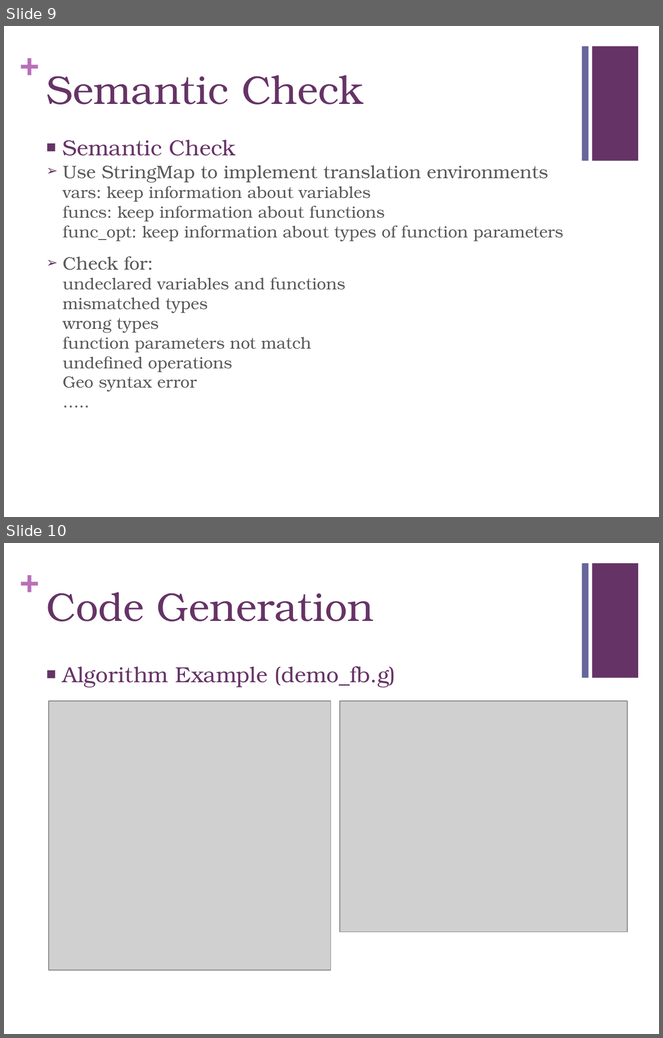
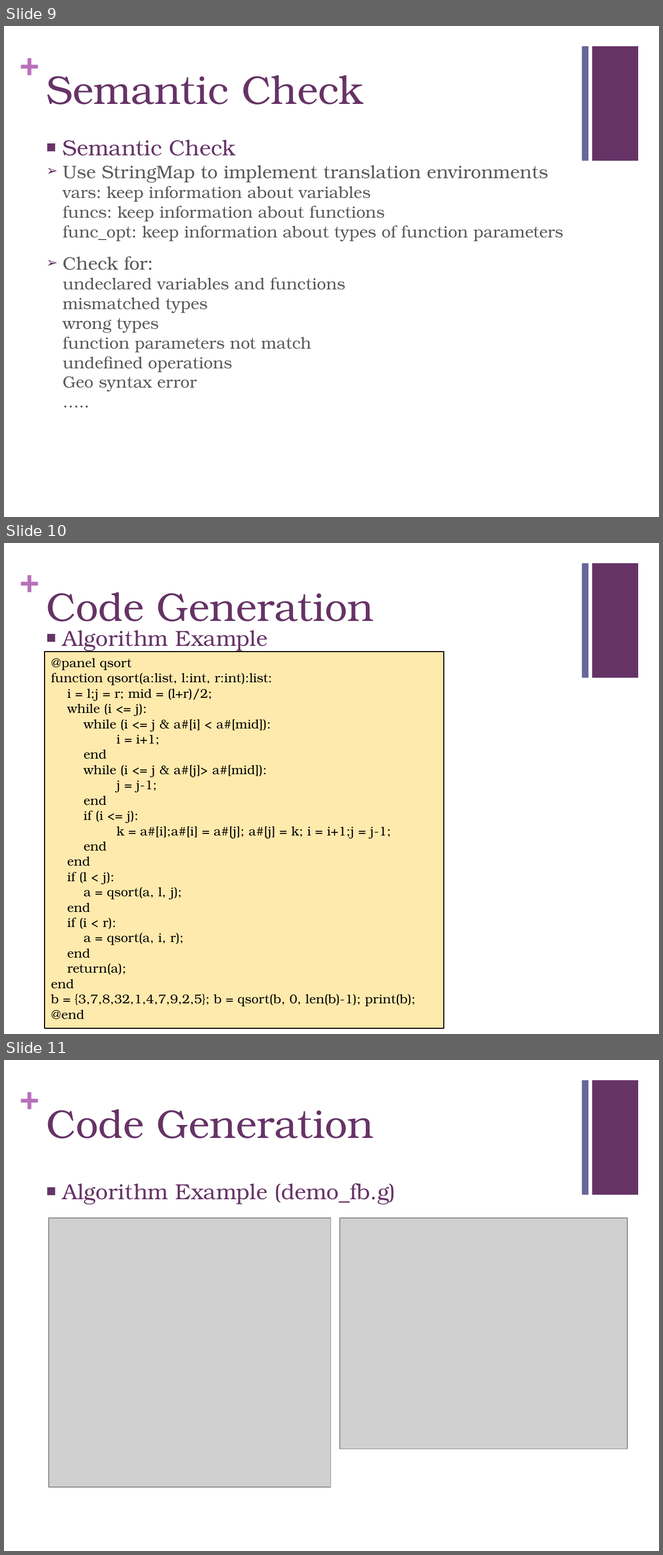
Before and after one commit to chaozc/Geo, a slide deck: Geo presentation.pptx. Shown one above the other, each under a label of ours: slides 9 and 10 before the commit, slides 9, 10 and 11 after it. The pictures are 663x1038 and 663x1555 pixels, drawn with LibreOffice and Linux fonts; fonts in the diff are those of the drawing; grey boxes stand for pictures. Boxes give left, top, right and bottom in pixels: in the first picture for what was removed or moved away, otherwise in the second. Text is boxed around its words. In the diff, an @@ line names an element or a change of style, - is before the commit and + after.

```diff
--- a/Geo presentation.pptx
+++ b/Geo presentation.pptx
@@ slide 10 added at [4, 543, 659, 1034], background #FFFFFF; not listed: 3 template elements that a slide beside it also shows @@
@@ title added at [46, 592, 374, 622], 44 pt, text #663366 @@
+Code Generation
@@ text added at [63, 630, 268, 651], 24 pt, text #663366 @@
+■ Algorithm Example
@@ rectangle added at [45, 652, 444, 1029], fill #FFC000 at 32% opacity, outline #000000 1 pt, 14 pt, text #000000 @@
+@panel qsort
+function qsort(a:list, l:int, r:int):list:
+i = l;j = r; mid = (l+r)/2;
+while (i <= j):
+while (i <= j & a#[i] < a#[mid]):
+i = i+1;
+end
+while (i <= j & a#[j]> a#[mid]):
+j = j-1;
+end
+if (i <= j):
+k = a#[i];a#[i] = a#[j]; a#[j] = k; i = i+1;j = j-1;
+end
+end
+if (l < j):
+a = qsort(a, l, j);
+end
+if (i < r):
+a = qsort(a, i, r);
+end
+return(a);
+end
+b = {3,7,8,32,1,4,7,9,2,5}; b = qsort(b, 0, len(b)-1); print(b);
+@end
@@ what was slide 10 is now slide 11 @@
```
Also in this commit, not shown: 1 slide changed, 2 other slides added.
